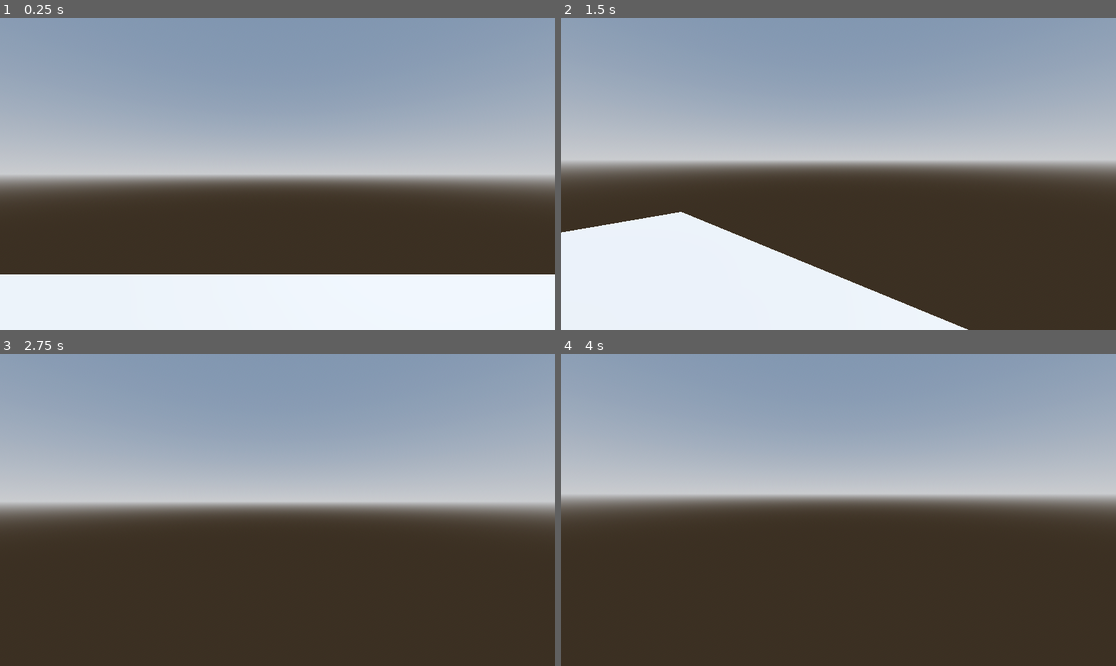
Above: before the commit, frames 1-4 (two rows, left to right).
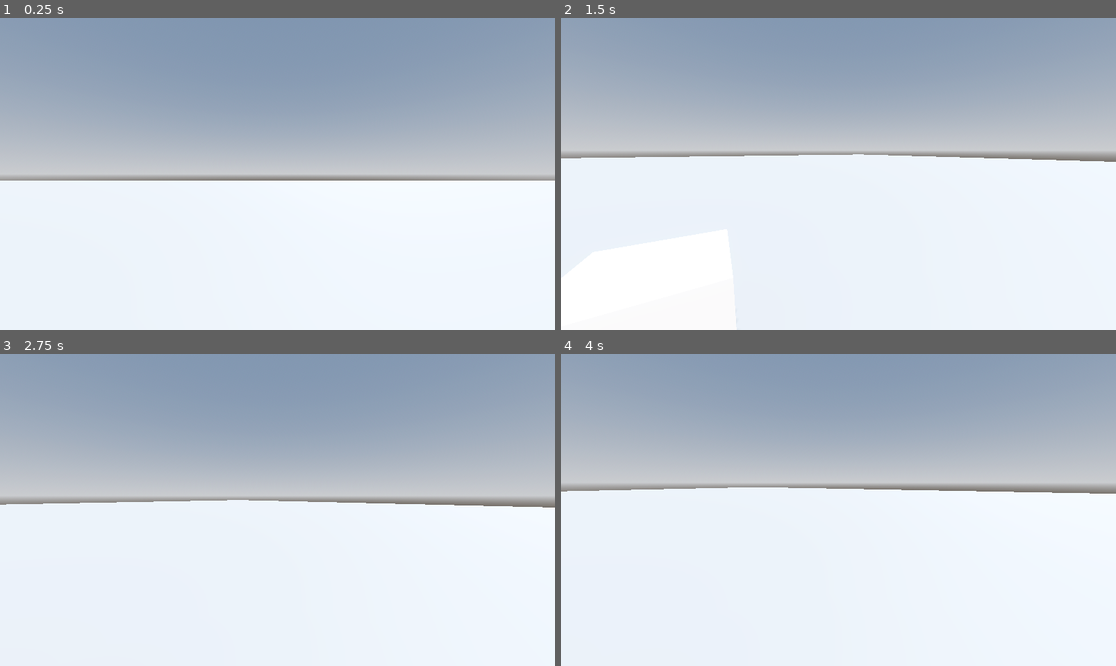
Above: after the commit, the same moments.

Repository: Vantablack3301/Tree-Quake
Game: Godot game, scene res://World.tscn
The game is run twice, just before and just after one commit, with the same random seed, the same clock (stepped at 60 frames per second) and the same inputs.
Inputs (mouse positions are in pixels of both pictures, inside the frame that each line leads up to):
- Up to frame 1 (0.25 s): no input
- Up to frame 2 (1.5 s): move the mouse to (960, 158) at 0.52 s; hold D (Move_Right) 0.53-1.28 s; click (960, 158) at 0.67 s; tap Space (Jump) at 0.77 s; move the mouse to (810, 174) at 1.27 s; hold W (Move_Forward) from 1.28 s (still down)
- Up to frame 3 (2.75 s): keep holding W (Move_Forward); tap Space (Jump) at 1.52 s; move the mouse to (288, 503) at 2.02 s
- Up to frame 4 (4 s): keep holding W (Move_Forward); tap Enter at 2.75 s; move the mouse to (832, 516) at 2.77 s; click (832, 516) at 2.92 s; tap Space (Jump) at 3.02, 3.77 s; move the mouse to (877, 513) at 3.52 s

The runs differ from the first frame. In frame 1, 30% of the frame differs, in the area x 0-100%, y 52-83%; in frame 2, 40%; in frame 3, 54%; in frame 4, 58%, in the area x 0-100%, y 41-100%.

Commit message:
character is a little juicier

Diff:
--- /dev/null
+++ b/Base.gdshader
@@ -0,0 +1,14 @@
+shader_type spatial;
+
+void vertex() {
+	// Called for every vertex the material is visible on.
+}
+
+void fragment() {
+	// Called for every pixel the material is visible on.
+}
+
+//void light() {
+//	// Called for every pixel for every light affecting the material.
+//	// Uncomment to replace the default light processing function with this one.
+//}
--- a/Character/Player.tscn
+++ b/Character/Player.tscn
@@ -1,6 +1,6 @@
 [gd_scene format=3 uid="uid://h6n4mb84bomo"]
 
-[ext_resource type="Script" uid="uid://b4av8t5kexyeq" path="res://Character/player.gd" id="1_lgt04"]
+[ext_resource type="Script" uid="uid://b4av8t5kexyeq" path="res://Scripts/player.gd" id="1_lgt04"]
 
 [sub_resource type="ConvexPolygonShape3D" id="ConvexPolygonShape3D_schp4"]
 points = PackedVector3Array(-0.12520654, -0.532801, -0.4805069, 0.022783129, 0.4760704, 0.49888408, 0.16971254, 0.55914 …(1084 unchanged characters)…
--- /dev/null
+++ b/Main.tres
@@ -0,0 +1,12 @@
+[gd_resource type="VisualShader" format=3 uid="uid://ejw4d03335wf"]
+
+[sub_resource type="VisualShaderNodeColorParameter" id="VisualShaderNodeColorParameter_leesr"]
+expanded_output_ports = [0]
+parameter_name = "BaseColor"
+
+[resource]
+preview_params/BaseColor = "Color(1, 0, 0, 1)"
+nodes/vertex/0/position = Vector2(320, 144)
+nodes/vertex/2/node = SubResource("VisualShaderNodeColorParameter_leesr")
+nodes/vertex/2/position = Vector2(-272, 272)
+nodes/vertex/connections = PackedInt32Array(2, 0, 0, 6)
--- a/Character/player.gd
+++ b/Scripts/player.gd
@@ -4,10 +4,15 @@
 const SPEED = 5.0
 const JUMP_VELOCITY = 4.5
 
+const BOB_FREQ = 2.0
+const BOB_AMP = .08
+var t_bob = 0.0
+
 var look_rotation : Vector2
 
 var mouse_captured : bool
 @onready var head: Node3D = $Head
+@onready var camera: Node3D = $Head/Camera3D
 
 var look_speed = .002
 
@@ -25,13 +30,28 @@
 	# As good practice, you should replace UI actions with custom gameplay actions.
 	var input_dir := Input.get_vector("Move_Left", "Move_Right", "Move_Forward", "Move_Backward")
 	var direction := (transform.basis * Vector3(input_dir.x, 0, input_dir.y)).normalized()
-	if direction:
-		velocity.x = direction.x * SPEED
-		velocity.z = direction.z * SPEED
+	if is_on_floor():
+		if direction:
+			velocity.x = direction.x * SPEED
+			velocity.z = direction.z * SPEED
+		else:
+			velocity.x = lerp(velocity.x, direction.x * SPEED, delta * 7)
+			velocity.z = lerp(velocity.z, direction.x * SPEED, delta * 7)
 	else:
-		velocity.x = 0.0
-		velocity.z = 0.0
+		velocity.x = lerp(velocity.x, direction.x * SPEED, delta * 3)
+		velocity.z = lerp(velocity.z, direction.x * SPEED, delta * 3)
+
+
+	t_bob += delta * velocity.length() * float(is_on_floor())
+	camera.transform.origin = _headbob(t_bob)
 	move_and_slide()
+
+
+func _headbob(time) -> Vector3:
+	var pos = Vector3.ZERO
+	pos.y = sin(time * BOB_FREQ) * BOB_AMP
+	pos.x = cos(time * BOB_FREQ / 2) * BOB_AMP
+	return pos
 
 
 func _unhandled_input(event: InputEvent) -> void:
--- a/World.tscn
+++ b/World.tscn
@@ -1,6 +1,7 @@
 [gd_scene format=3 uid="uid://dne1ulram522o"]
 
 [ext_resource type="PackedScene" uid="uid://h6n4mb84bomo" path="res://Character/Player.tscn" id="1_c6gwx"]
+[ext_resource type="Shader" uid="uid://ejw4d03335wf" path="res://Main.tres" id="2_2dftf"]
 
 [sub_resource type="ProceduralSkyMaterial" id="ProceduralSkyMaterial_2dftf"]
 sky_horizon_color = Color(0.66224277, 0.6717428, 0.6867428, 1)
@@ -15,6 +16,11 @@
 tonemap_mode = 2
 glow_enabled = true
 
+[sub_resource type="ShaderMaterial" id="ShaderMaterial_bcbcq"]
+render_priority = 0
+shader = ExtResource("2_2dftf")
+shader_parameter/BaseColor = Color(0, 0, 0, 1)
+
 [node name="Node3D" type="Node3D" unique_id=735364621]
 
 [node name="DirectionalLight3D" type="DirectionalLight3D" parent="." unique_id=361524373]
@@ -25,9 +31,13 @@
 environment = SubResource("Environment_js7pq")
 
 [node name="CSGBox3D" type="CSGBox3D" parent="." unique_id=433604977]
-transform = Transform3D(9.431358, 0, 0, 0, 0.52431273, 0, 0, 0, 8.370974, 0, -0.36772794, 0)
+transform = Transform3D(131.30731, 0, 0, 0, 0.52431273, 0, 0, 0, 103.55473, 0, -0.36772794, 0)
 use_collision = true
 size = Vector3(1, 0.37475586, 1)
 
 [node name="Player" parent="." unique_id=652468061 instance=ExtResource("1_c6gwx")]
 transform = Transform3D(0.305, 0, 0, 0, 0.305, 0, 0, 0, 0.305, 0.15161869, 1.396369, -0.9953114)
+
+[node name="CSGBox3D2" type="CSGBox3D" parent="." unique_id=1522108208]
+transform = Transform3D(1, 0, 0, 0, 1, 0, 0, 0, 1, 2.4133897, 0.121531725, 1.0143671)
+material = SubResource("ShaderMaterial_bcbcq")
--- a/project.godot
+++ b/project.godot
@@ -14,6 +14,11 @@
 run/main_scene="uid://dne1ulram522o"
 config/features=PackedStringArray("4.6", "Forward Plus")
 config/icon="res://icon.svg"
+
+[display]
+
+window/size/viewport_width=1920
+window/size/viewport_height=1080
 
 [input]
 
Not shown, added: Base.gdshader.uid
Renamed: Character/player.gd.uid -> Scripts/player.gd.uid
